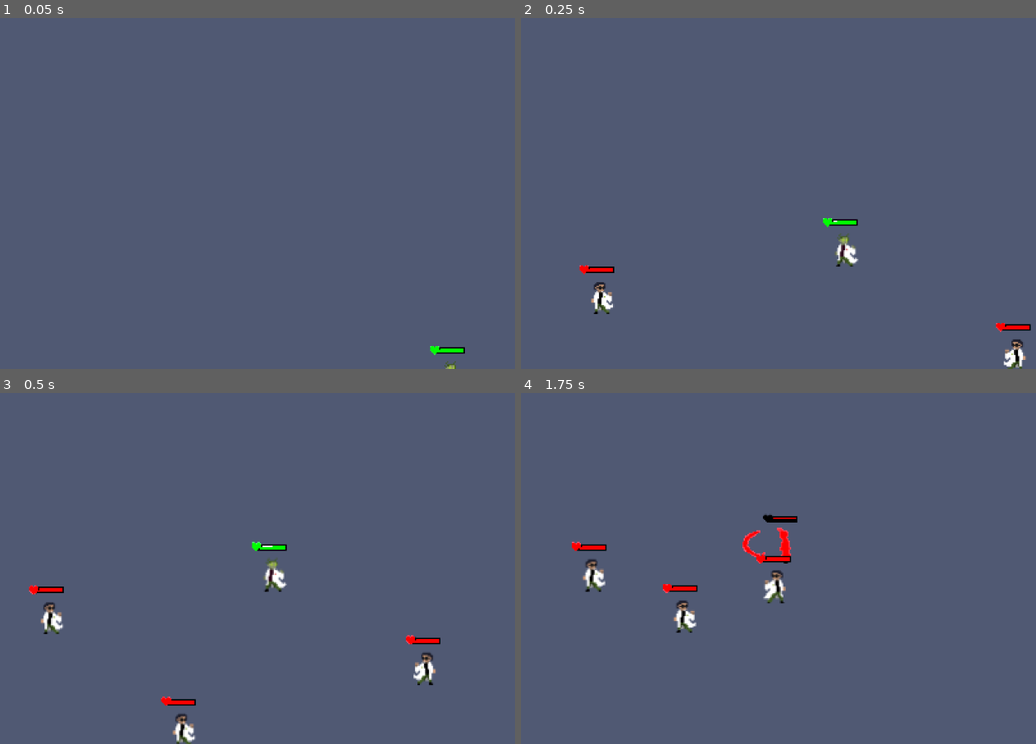
Above: before the commit, frames 1-4 (two rows, left to right).
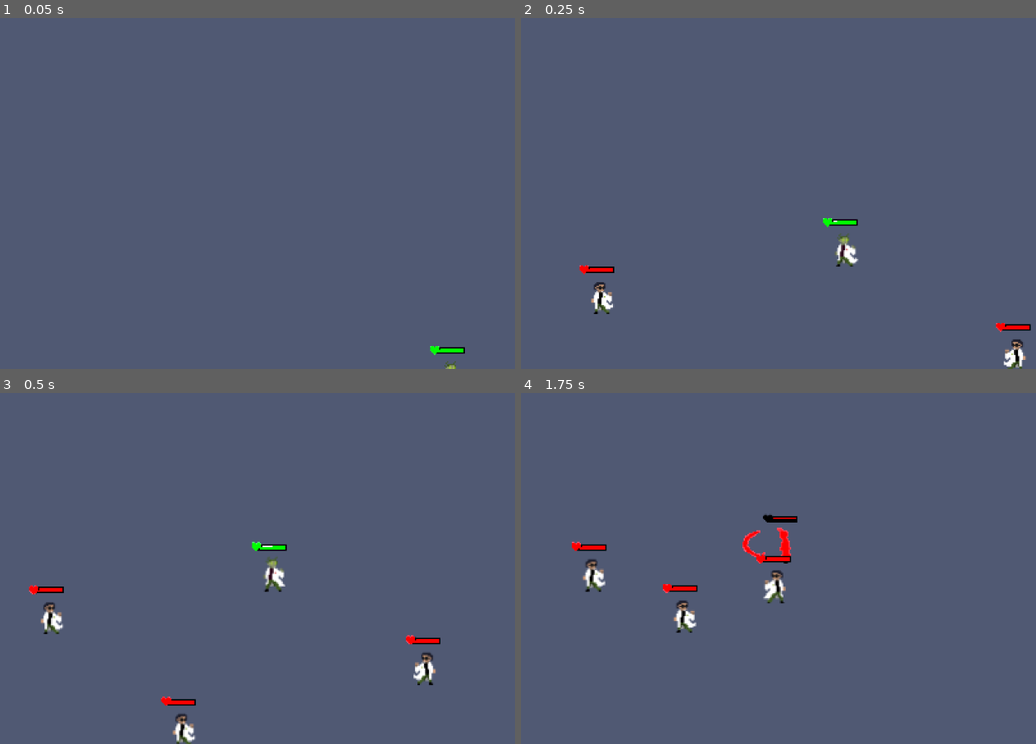
Above: after the commit, the same moments.

Repository: TitouanCh/ggj2023
Game: Godot game, scene res://scenes/flask.tscn
Same seed, same stepped clock (60 frames per second), same inputs: the game is played once before the commit and once after it. The engine's default icon, where the game draws it, is replaced by a stand-in: a white triangle on a blue panel in a dark square.
Inputs (mouse positions are in pixels of both pictures, inside the frame that each line leads up to):
- Up to frame 1 (0.05 s): no input
- Up to frame 2 (0.25 s): no input
- Up to frame 3 (0.5 s): no input
- Up to frame 4 (1.75 s): move the mouse to (917, 533) at 0.52 s; hold Right (right) 0.53-1.28 s; click (917, 533) at 0.6 s; move the mouse to (644, 572) at 1.27 s; hold S (down) from 1.28 s (still down); click (644, 572) at 1.35 s

The runs differ from the first frame. In frame 1, less than 0.1% of the frame differs, in the area x 88-89%, y 99-100%; in frame 2, less than 0.1%; in frame 3, 0.1%, in the area x 51-56%, y 46-56%; in frame 4, nothing differs.

Commit message:
add sounds

Diff:
--- a/scenes/player.tscn
+++ b/scenes/player.tscn
@@ -22,6 +22,7 @@
 [node name="sprite" type="AnimatedSprite" parent="."]
 frames = ExtResource( 2 )
 animation = "idle"
+frame = 1
 playing = true
 
 [node name="audio" type="AudioStreamPlayer" parent="."]
--- a/scripts/enemy.gd
+++ b/scripts/enemy.gd
@@ -7,7 +7,6 @@
 func _ready():
 	sprite = $sprite
 	attack = 10
-	audio = $audio
 	makeHeart()
 
 func setType(t):
--- a/scripts/entity.gd
+++ b/scripts/entity.gd
@@ -89,7 +89,9 @@
 func meleeAttack(target, windUpTime, windDownTime):
 	attacking = true
 	sprite.animation = "attack"
+	playSound("coup_ventre_principale.wav")
 	sprite.flip_h = target.x < 0
+
 
 	yield(get_tree().create_timer(windUpTime), "timeout")
 	var a = damageZone.instance()
@@ -134,4 +136,5 @@
 		if a and audio.playing == false:
 			audio.stream = a
 			audio.play()
+			audio.stop()
 			print("yo")
--- a/scripts/global.gd
+++ b/scripts/global.gd
@@ -3,12 +3,12 @@
 var active_upgrades = []
 
 var upgrades_desc = {
-	"Enemy Swat" : "Le swat is back!",
+	"Enemy Swat" : "The swat is back!",
 	"+3 Enemies" : "Too much is never enough",
 	"-Pv" : "The life is not easy",
-	"-Atk" : "None",
-	"+3 Enemies " : "None",
-	"- Mvt " : "None",
-	"Bourré " : "None",
-	"Inversion" : "None"
+	"-Atk" : "Caress mode",
+	"+3 Enemies " : "Too much is never enough again",
+	"- Mvt " : "You won't make old bones ",
+	"Bourré " : "the last beer for the road",
+	"Inversion" : "You are dislexical"
 }
--- a/scripts/player.gd
+++ b/scripts/player.gd
@@ -19,6 +19,7 @@
 		if Input.is_action_pressed("left"):
 			playSound("coup_ventre_enemies.wav")
 			inputs.x -= 1
+#			audio.stop()
 
 		if Input.is_action_pressed("right"):
 			inputs.x += 1
Not shown, removed: sounds/coup_ventre_principale.mp3
